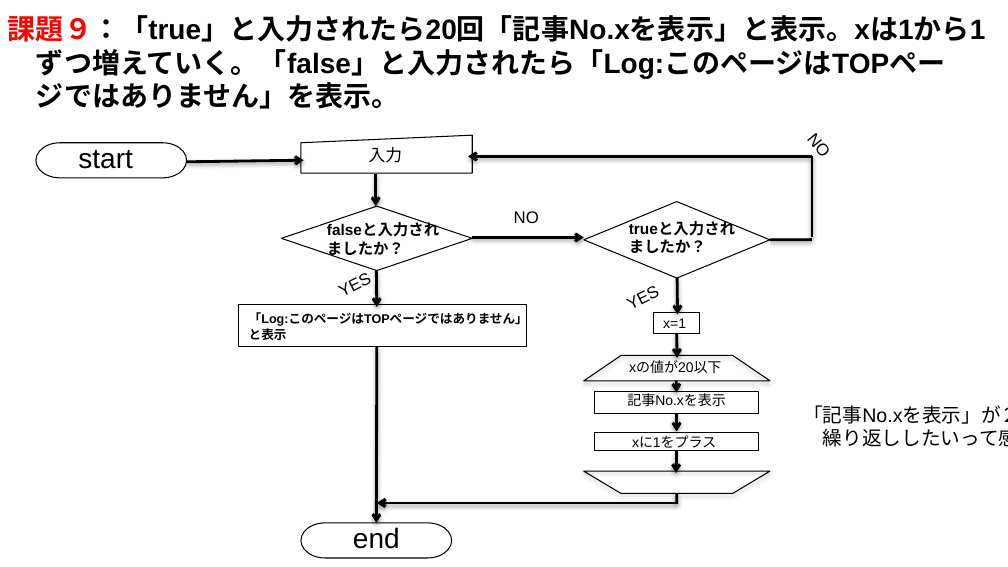
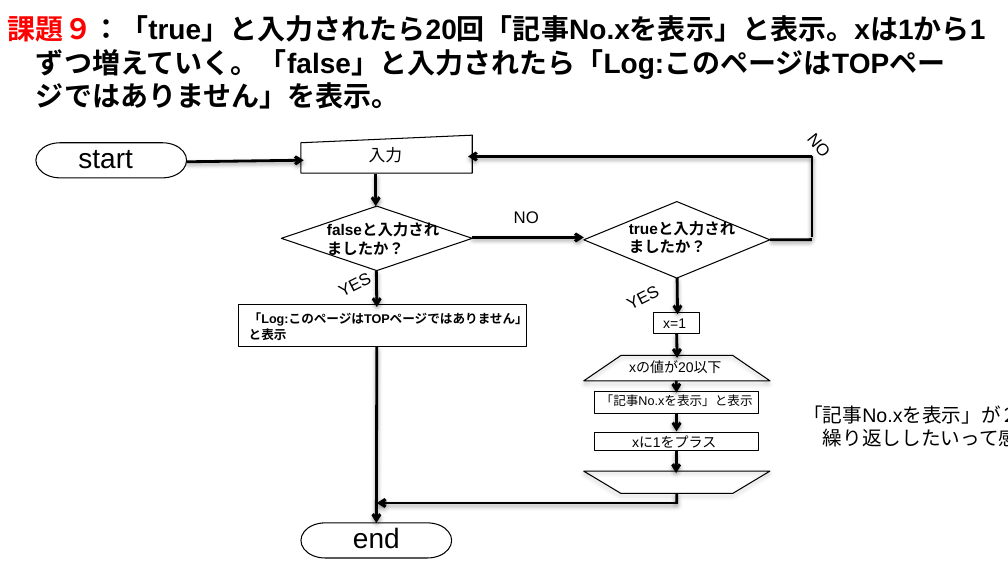
Before and after one commit to Taka-Haru/Challenge, a slide deck: slide 9 of challenge_0/Flowchart .pptx. Drawn at 1008x567 pixels with LibreOffice and Linux fonts; fonts in the diff are those of the drawing. Boxes give left, top, right and bottom in pixels: in the first picture for what was removed or moved away, otherwise in the second. Text is boxed around its words. In the diff, an @@ line names an element or a change of style, - is before the commit and + after.

```diff
--- a/challenge_0/Flowchart .pptx
+++ b/challenge_0/Flowchart .pptx
@@ text at [601,392,753,406]: text changed; size 10 to 9 pt @@
-記事No.xを表示
+「記事No.xを表示」と表示
```
Also in this commit, not shown: 3 other slides changed.
